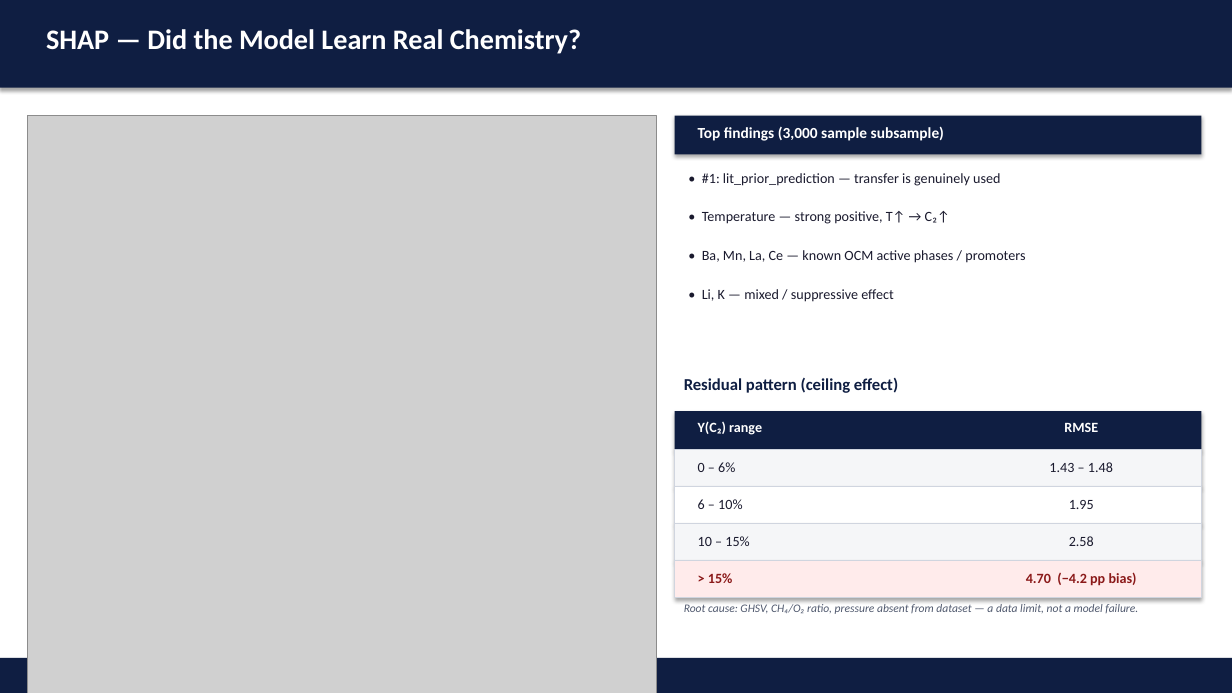
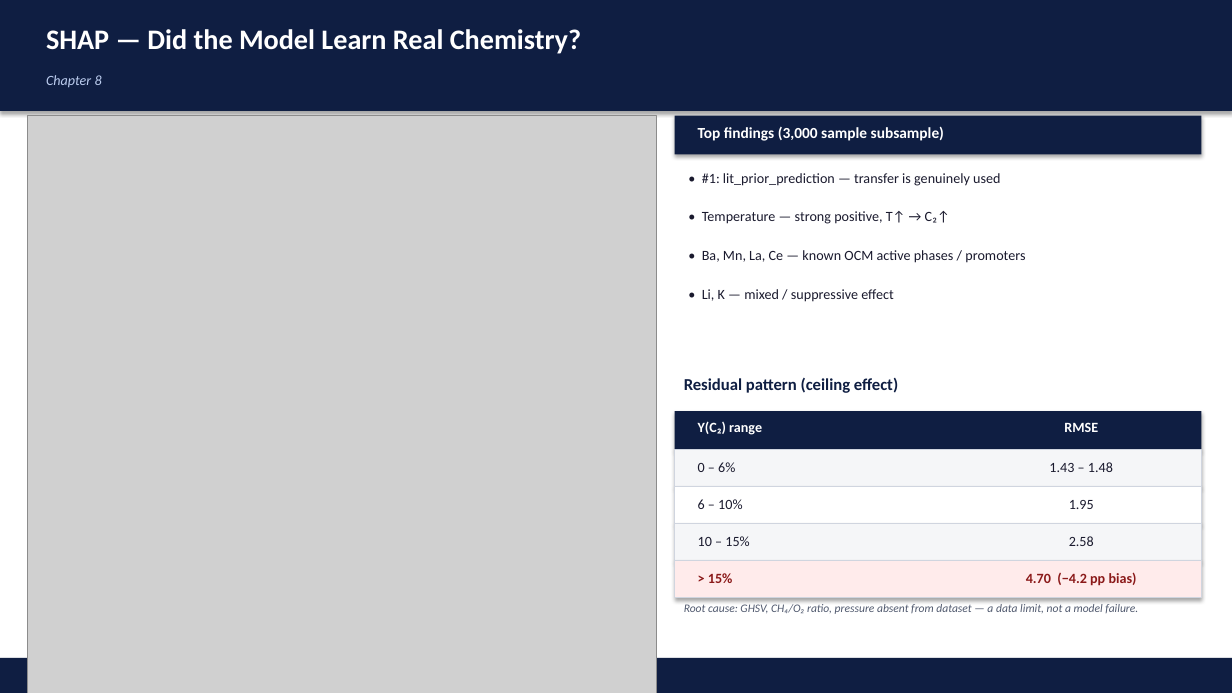
Before and after one commit to ParthN9i4/OCM-Dataset-JAIST, a slide deck: slide 10 of ocm_presentation.pptx. Drawn at 1232x693 pixels with LibreOffice and Linux fonts; fonts in the diff are those of the drawing; grey boxes stand for pictures. Boxes give left, top, right and bottom in pixels: in the first picture for what was removed or moved away, otherwise in the second. Text is boxed around its words. In the diff, an @@ line names an element or a change of style, - is before the commit and + after.

```diff
--- a/ocm_presentation.pptx
+++ b/ocm_presentation.pptx
@@ rectangle: place and size @@
-rectangle at bbox=[0, 0, 1232, 88]
+rectangle at bbox=[0, 0, 1232, 111]
@@ text added at bbox=[46, 75, 102, 88], 11 pt, text #BBCCEE, italic @@
+Chapter 8
```
Also in this commit, not shown: 11 other slides changed, 1 slide added, 3 other files.
